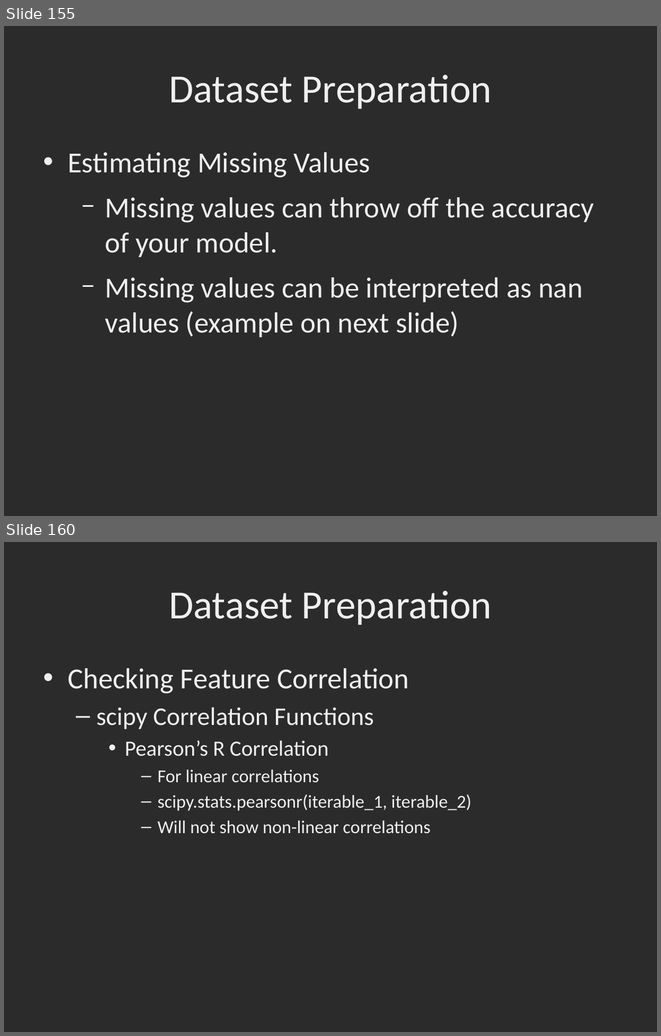
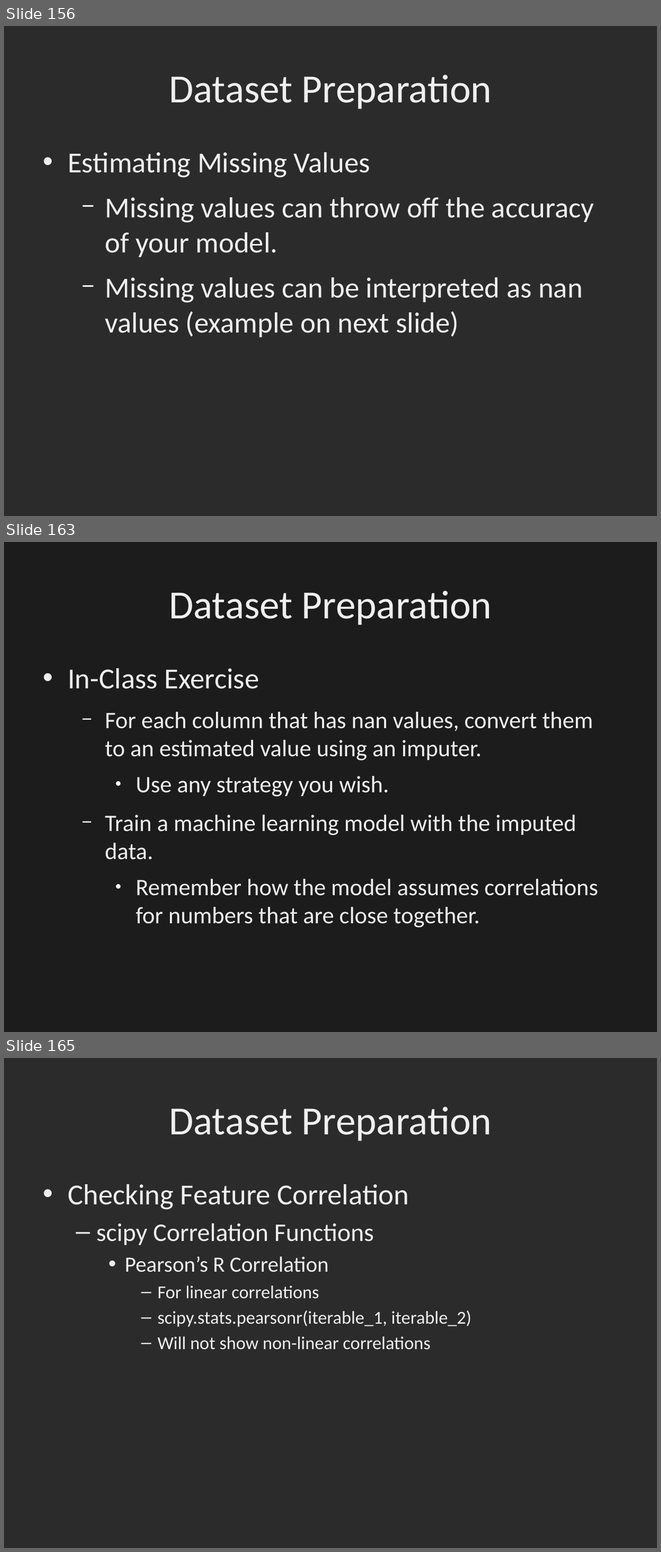
Before and after one commit to dbowmans46/PracticalProgramming, a slide deck: Session 7 - Python/Instructional Material/Session 7 - Python Brief Intro to Machine Learning with Scikit Learn.odp. Shown one above the other, each under a label of ours: slides 155 and 160 before the commit, slides 156, 163 and 165 after it; the slides between them are not shown. The pictures are 661x1036 and 661x1552 pixels, drawn with LibreOffice and Linux fonts; fonts in the diff are those of the drawing; background and template pictures are left out; a plain dark background stands for a picture behind light text. Boxes give left, top, right and bottom in pixels: in the first picture for what was removed or moved away, otherwise in the second. Text is boxed around its words. In the diff, an @@ line names an element or a change of style, - is before the commit and + after.

Commit message:
Slides and code for imputer added.

```diff
--- a/Session 7 - Python/Instructional Material/Session 7 - Python Brief Intro to Machine Learning with Scikit Learn.odp
+++ b/Session 7 - Python/Instructional Material/Session 7 - Python Brief Intro to Machine Learning with Scikit Learn.odp
@@ slide 163 added at box(4, 542, 657, 1032), background picture (left out) @@
@@ rectangle added at box(4, 542, 657, 1032), fill #181818 at 79% opacity, outline #B0B0B0 2.01 pt @@
@@ title added at box(169, 591, 492, 625), 44 pt, text #EFEFEF @@
+Dataset Preparation
@@ text added at box(68, 668, 598, 927), 26 pt, text #EFEFEF @@
+• In-Class Exercise
+  − For each column that has nan values, convert them to an estimated value using an imputer.
+    ● Use any strategy you wish.
+  − Train a machine learning model with the imputed data.
+    ● Remember how the model assumes correlations for numbers that are close together.
@@ what was slide 155 is now slide 156 @@
@@ what was slide 160 is now slide 165 @@
```
Also in this commit, not shown: 6 slides changed, 4 other slides added, 1 other file.
